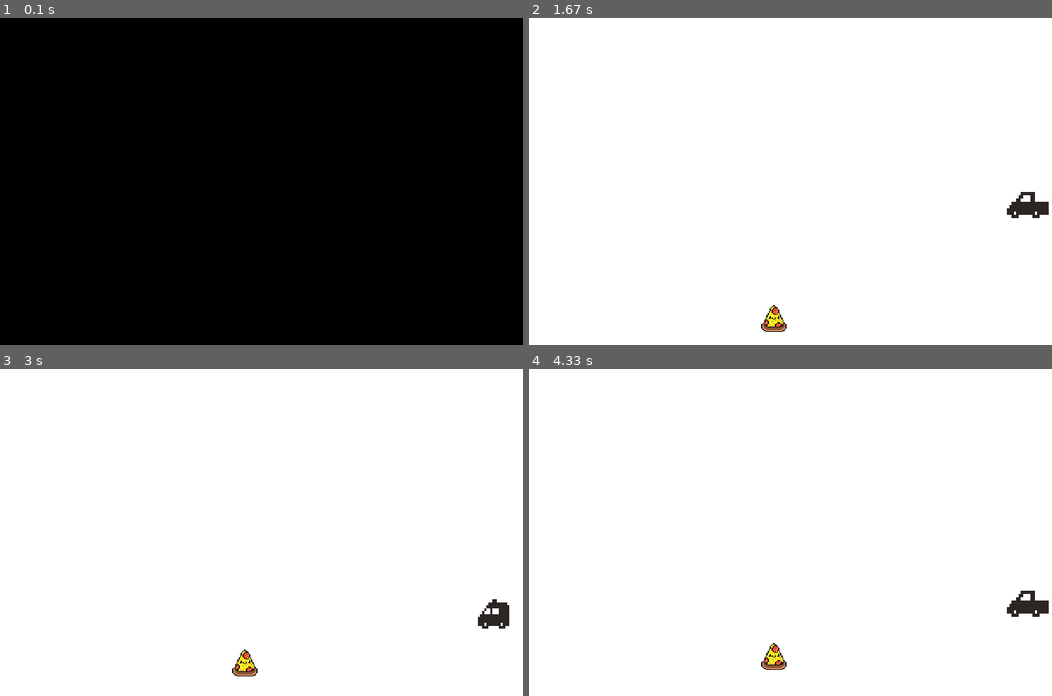
Above: before the commit, frames 1-4 (two rows, left to right).
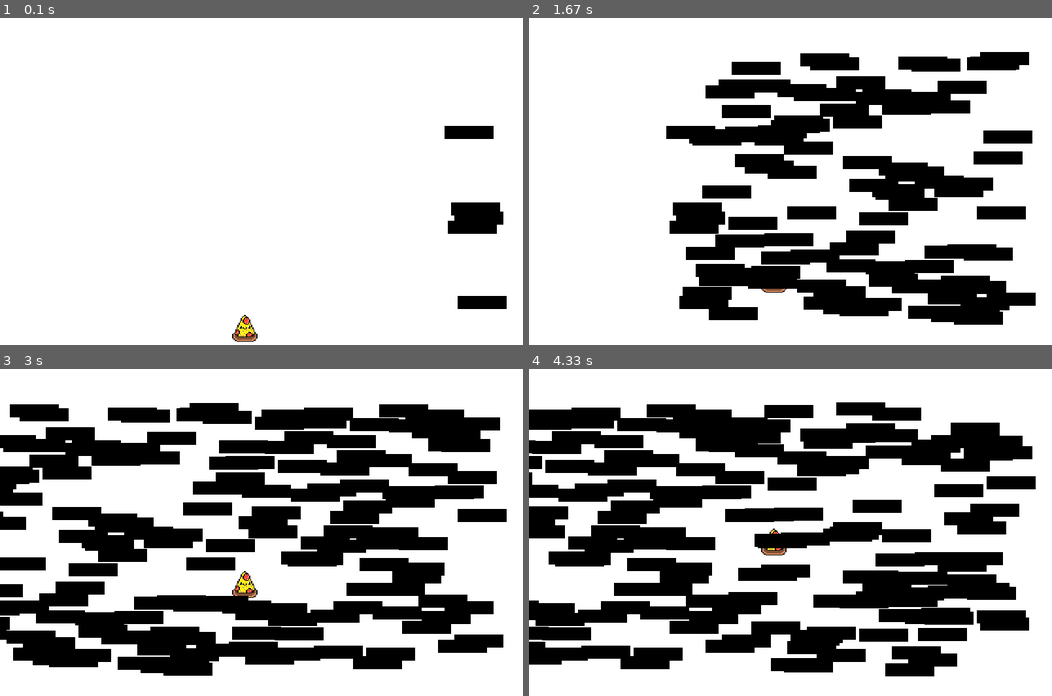
Above: after the commit, the same moments.

Repository: KitKat420/crossyroad-pygame
Game: pygame game, started from main.py
The game is run twice, just before and just after one commit, with the same random seed, the same clock (stepped at 60 frames per second) and the same inputs.
Inputs:
- Up to frame 1 (0.1 s): no input
- Up to frame 2 (1.67 s): tap W at 0.33, 0.73, 1.03, 1.23, 1.57 s
- Up to frame 3 (3 s): tap W at 1.87, 2.07, 2.37, 2.63, 2.97 s
- Up to frame 4 (4.33 s): tap W at 3.27, 3.4, 3.8, 4.1 s

The runs differ from the first frame. In frame 1, 98% of the frame differs, in the area x 0-100%, y 0-100%; in frame 2, 27%; in frame 3, 42%; in frame 4, 42%.

Commit message:
added rects as vehicles

Diff:
--- a/main.py
+++ b/main.py
@@ -7,30 +7,16 @@
 
 pygame.init()
 
-vehicle_images = ["./Assets/tesla-model-bus.png",
-                  "./Assets/tesla-model-car.png",
-                  "./Assets/tesla-model-convertable.png",
-                  "./Assets/tesla-model-ems.png",
-                  "./Assets/tesla-model-pickup.png"]
 
 clock = pygame.time.Clock()
 
-list_of_vehicles = []
-
 STEP = 5
-FPS = 8
+FPS = 60
 WIDTH, HEIGHT = 800, 500
 WHITE = (255, 255, 255)
+BLACK = (0, 0, 0)
 WINDOW = pygame.display.set_mode((WIDTH, HEIGHT))
 pygame.display.set_caption("Crossy Roads")
-
-vehicles = []
-
-for vehicle in vehicle_images:
-    transform_image = pygame.transform.scale(
-        pygame.image.load(vehicle), (125, 125))
-    vehicles.append(transform_image)
-
 
 player_img = pygame.transform.scale(
     pygame.image.load("./Assets/pizza.png", "player"), (50, 50))
@@ -41,50 +27,45 @@
         player.y -= STEP
 
 
-def vehicle_move(vehicle):
-    vehicle.x -= STEP
+def draw_window(player_surface, player_rect, cars):
+    # drawing player using image asset and applying rect attributes to the image
+    WINDOW.fill(WHITE)
+    WINDOW.blit(player_surface, player_rect)
 
-
-def draw_window(player_surface, player_rect, vehicle_surface, vehicle_rect, ycor):
-    pygame.Surface.fill(WINDOW, WHITE)
-    # drawing player using image asset and applying rect attributes to the image
-    WINDOW.blit(player_surface, player_rect)
-    vehicle_rect.y = ycor
-    list_of_vehicles.append(vehicle_surface)
-
-    WINDOW.blit(vehicle_surface,
-                (vehicle_rect.x, vehicle_rect.y))
-
+    for i in cars:
+        pygame.draw.rect(WINDOW, BLACK, i)
     pygame.display.flip()
 
 
 def main():
     is_game_on = True
+    cars = []
     # basically converting Surface object into a Rect object
     player_as_rect = pygame.Surface.get_rect(player_img)
     # setting starting position of player
     player_as_rect.x = WIDTH / 2 - 50
     player_as_rect.y = HEIGHT - 50
 
+    my_event = pygame.USEREVENT + 1
+    pygame.time.set_timer(my_event, 5000)
+
     while is_game_on:
         clock.tick(FPS)
+
         for event in pygame.event.get():
+
             if event.type == pygame.QUIT:
                 is_game_on = False
+            elif event.type == my_event:
+                pass
+        car = pygame.Rect(WIDTH - 100, HEIGHT - 50, 75, 20)
+        car.y = random.randint(50, HEIGHT - 50)
+        cars.append(car)
+        player_move(player_as_rect, pygame.key.get_pressed())
+        draw_window(player_img, player_as_rect, cars)
 
-        # Generates random y coordinate for vehicles
-        random_position = random.randint(20, HEIGHT - 100)
-
-        # Vehicle stuff
-        vehicle_img = random.choice(vehicles)
-        vehicle_as_rect = pygame.Surface.get_rect(vehicle_img)
-
-        vehicle_as_rect.x = WIDTH - 100
-
-        player_move(player_as_rect, pygame.key.get_pressed())
-        # vehicle_move(vehicle_as_rect)
-        draw_window(player_img, player_as_rect,
-                    vehicle_img, vehicle_as_rect, random_position)
+        for car in cars:
+            car.x -= 5
     pygame.display.quit()
 
 
